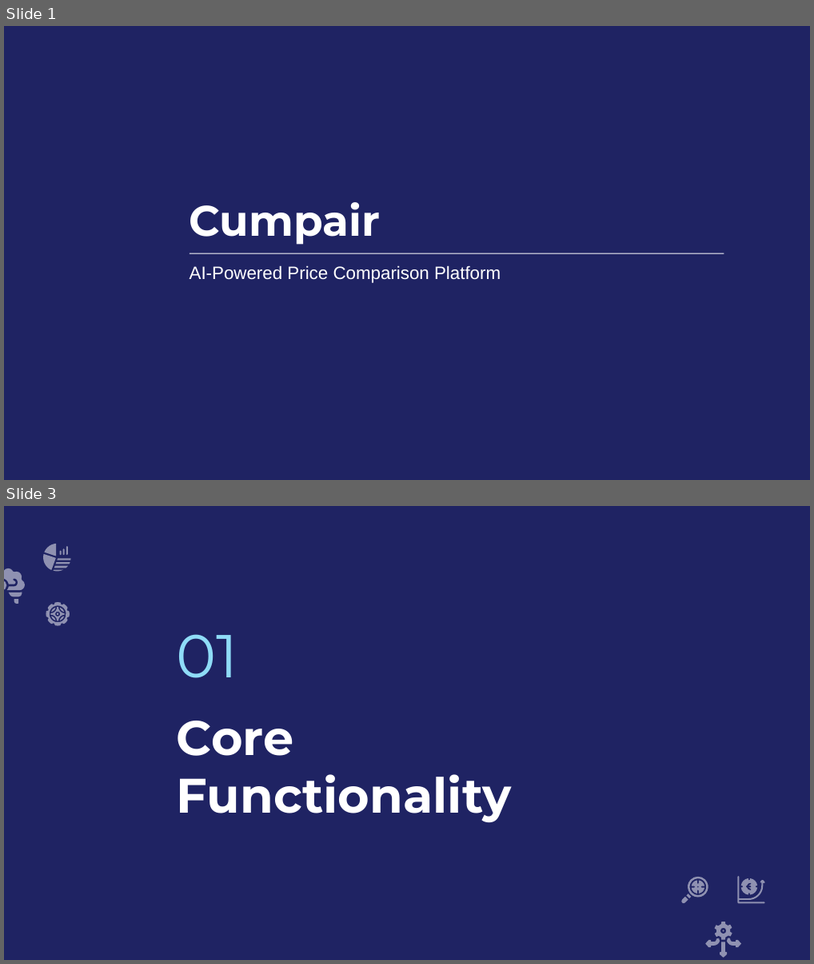
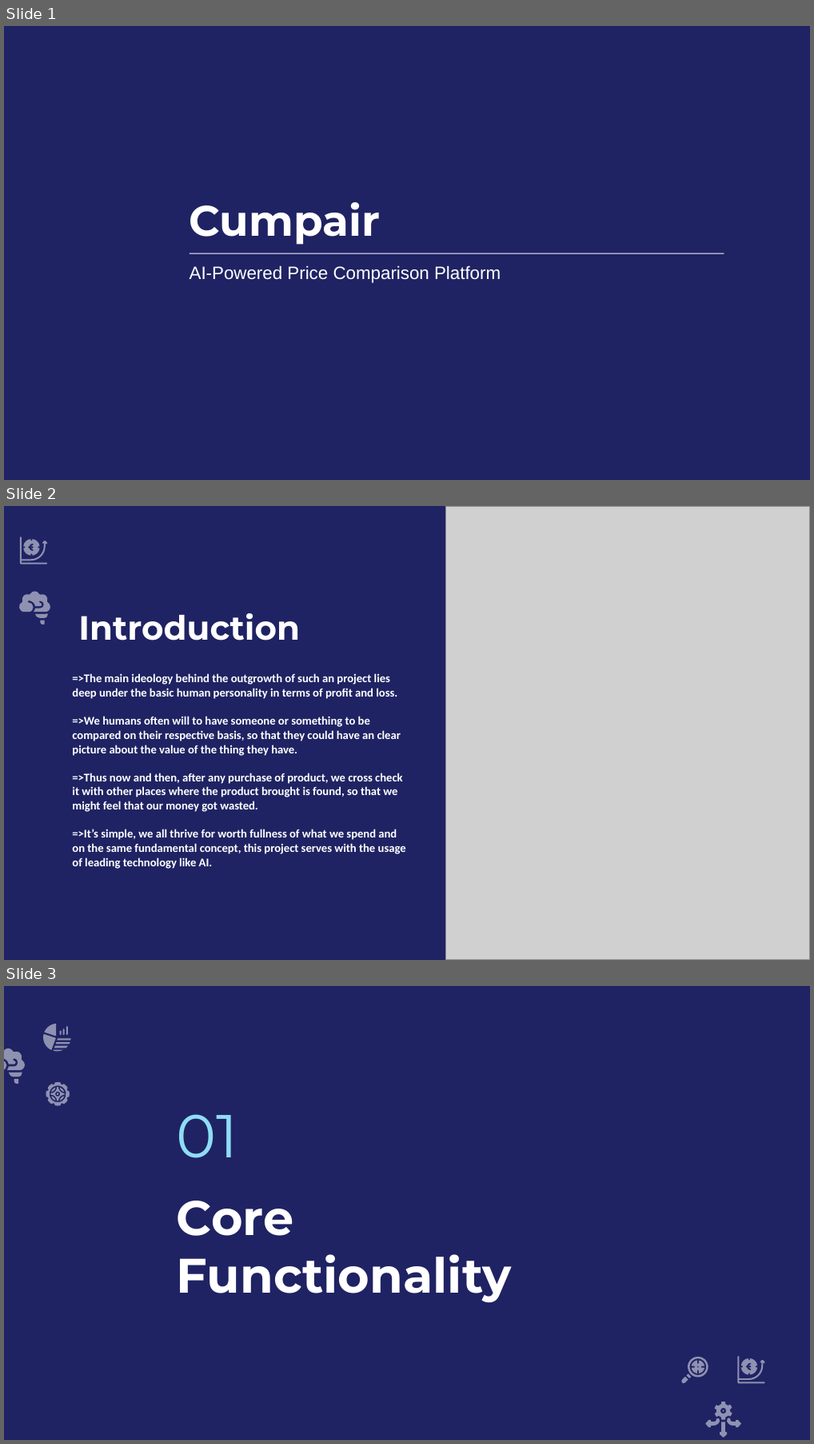
Before and after one commit to sid1887/hackhazards-project, a slide deck: docs/Cumpair.pptx. Shown one above the other, each under a label of ours: slides 1 and 3 before the commit, slides 1, 2 and 3 after it; the slides between them are not shown. The pictures are 814x964 and 814x1444 pixels, drawn with LibreOffice and Linux fonts; fonts in the diff are those of the drawing; grey boxes stand for pictures; background and template pictures are left out. Boxes give left, top, right and bottom in pixels: in the first picture for what was removed or moved away, otherwise in the second. Text is boxed around its words. In the diff, an @@ line names an element or a change of style, - is before the commit and + after.

```diff
--- a/docs/Cumpair.pptx
+++ b/docs/Cumpair.pptx
@@ slide 2 added at (x1=4, y1=506, x2=810, y2=960), background picture (left out) @@
@@ picture added at (x1=446, y1=506, x2=810, y2=959) @@
@@ group added at (x1=17, y1=536, x2=50, y2=624): 5 freeform shapes @@
@@ title added at (x1=78, y1=613, x2=300, y2=640), 30 pt, text #FFFFFF, bold @@
+Introduction
@@ subtitle added at (x1=72, y1=673, x2=406, y2=868), 10.5 pt, text #FFFFFF, bold @@
+=>The main ideology behind the outgrowth of such an project lies deep under the basic human personality in terms of profit and loss.
+=>We humans often will to have someone or something to be compared on their respective basis, so that they could have an clear picture about the value of the thing they have.
+=>Thus now and then, after any purchase of product, we cross check it with other places where the product brought is found, so that we might feel that our money got wasted.
+=>It’s simple, we all thrive for worth fullness of what we spend and on the same fundamental concept, this project serves with the usage of leading technology like AI.
```
Also in this commit, not shown: 2 slides changed, 2 slides removed, 4 other files.
